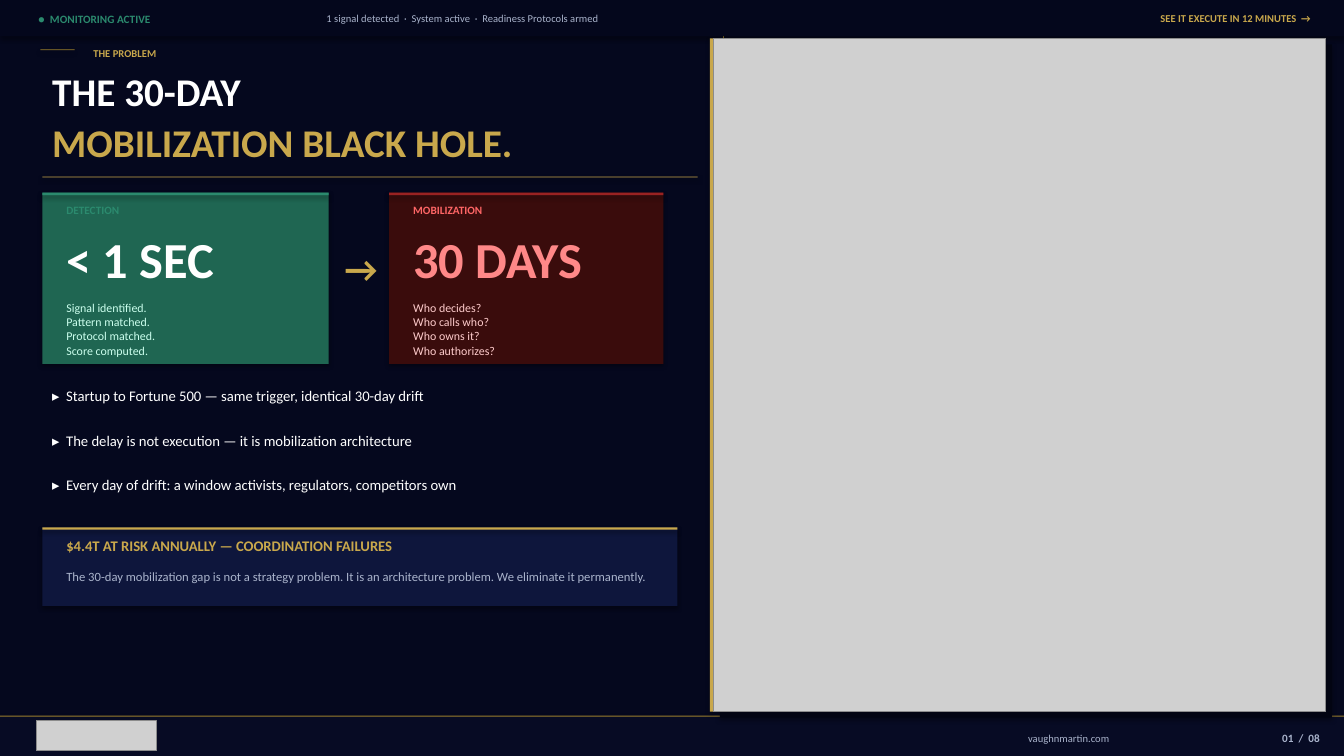
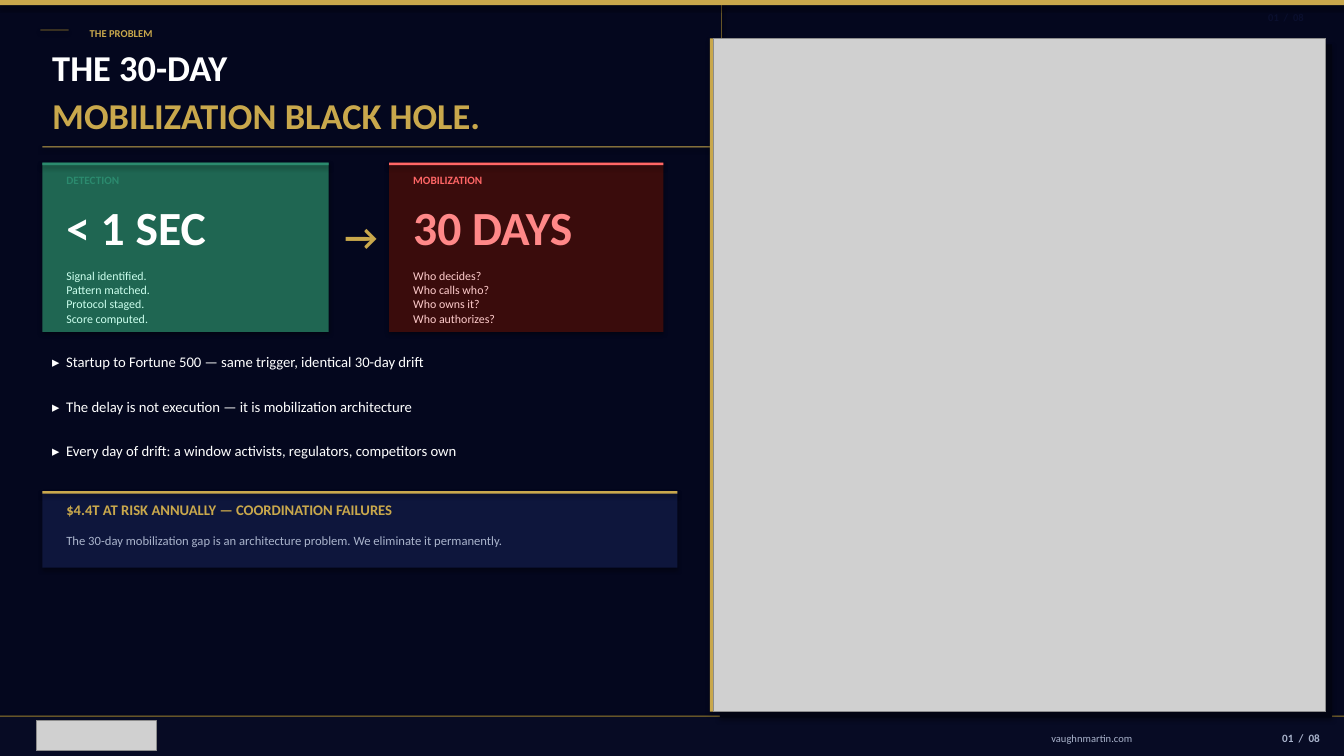
Before and after one commit to mbrunke18/CodePlatform1, a slide deck: slide 2 of attached_assets/VaughnMartin-Investor-Deck-v13-final.pptx. Drawn at 1344x756 pixels with LibreOffice and Linux fonts; fonts in the diff are those of the drawing; grey boxes stand for pictures; background and template pictures are left out. Boxes give left, top, right and bottom in pixels: in the first picture for what was removed or moved away, otherwise in the second. Text is boxed around its words. In the diff, an @@ line names an element or a change of style, - is before the commit and + after.

```diff
--- a/attached_assets/VaughnMartin-Investor-Deck-v13-final.pptx
+++ b/attached_assets/VaughnMartin-Investor-Deck-v13-final.pptx
@@ rectangle at [0, 0, 722, 756]: fill #05081E to #04071E @@
@@ rectangle: place and size @@
-rectangle at [0, 0, 1344, 36]
+rectangle at [0, 0, 1344, 5]
@@ rectangle at [0, 0, 1344, 5]: fill #04071C to #C9A84C @@
@@ text added at [0, 6, 1314, 24], 7.5 pt, text #0A0F2E, bold @@
+01 / 08
@@ rectangle: place and size @@
-rectangle at [40, 49, 75, 50]
+rectangle at [40, 29, 69, 30]
@@ text removed at [50, 15, 150, 23] @@
-● MONITORING ACTIVE
@@ text "THE PROBLEM": place and size @@
-text "THE PROBLEM" at [93, 50, 156, 57]
+text "THE PROBLEM" at [90, 30, 152, 37]
@@ text removed at [326, 14, 598, 24] @@
-1 signal detected · System active · Readiness Protocols armed
@@ text removed at [1160, 15, 1296, 22] @@
-SEE IT EXECUTE IN 12 MINUTES →
@@ text "THE 30-DAY": place and size @@
-text "THE 30-DAY" at [52, 80, 240, 107]
+text "THE 30-DAY" at [52, 57, 227, 82]
@@ text "THE 30-DAY" at [52, 57, 227, 82]: size 28 to 26 pt @@
@@ text "MOBILIZATION BLACK HOLE.": place and size @@
-text "MOBILIZATION BLACK HOLE." at [52, 131, 512, 158]
+text "MOBILIZATION BLACK HOLE." at [52, 105, 480, 130]
@@ text "MOBILIZATION BLACK HOLE." at [52, 105, 480, 130]: size 28 to 26 pt @@
@@ rectangle: place and size @@
-rectangle at [42, 176, 698, 177]
+rectangle at [42, 146, 718, 147]
@@ 6 texts, 4 rectangles: place and size @@
-6 texts, 4 rectangles at [42, 193, 663, 364]
+6 texts, 4 rectangles at [42, 162, 663, 332]
@@ rectangle at [389, 162, 663, 165]: fill #992222 to #FF6666 @@
@@ text "< 1 SEC" at [101, 213, 206, 246]: size 36 to 34 pt @@
@@ text "30 DAYS" at [413, 214, 572, 246]: size 36 to 34 pt @@
@@ text at [66, 272, 149, 325]: text changed @@
-Signal identified.
-Pattern matched.
-Protocol matched.
-Score computed.
+Signal identified.
+Pattern matched.
+Protocol staged.
+Score computed.
@@ 4 texts, 2 rectangles: place and size @@
-4 texts, 2 rectangles at [42, 390, 678, 606]
+4 texts, 2 rectangles at [42, 356, 678, 568]
@@ text at [66, 536, 502, 547]: text changed @@
-The 30-day mobilization gap is not a strategy problem. It is an architecture problem. We eliminate it permanently.
+The 30-day mobilization gap is an architecture problem. We eliminate it permanently.
@@ text "vaughnmartin.com": place and size @@
-text "vaughnmartin.com" at [1028, 734, 1109, 744]
+text "vaughnmartin.com" at [1051, 734, 1132, 744]
```
Also in this commit, not shown: 9 other slides changed, 5 other files.
